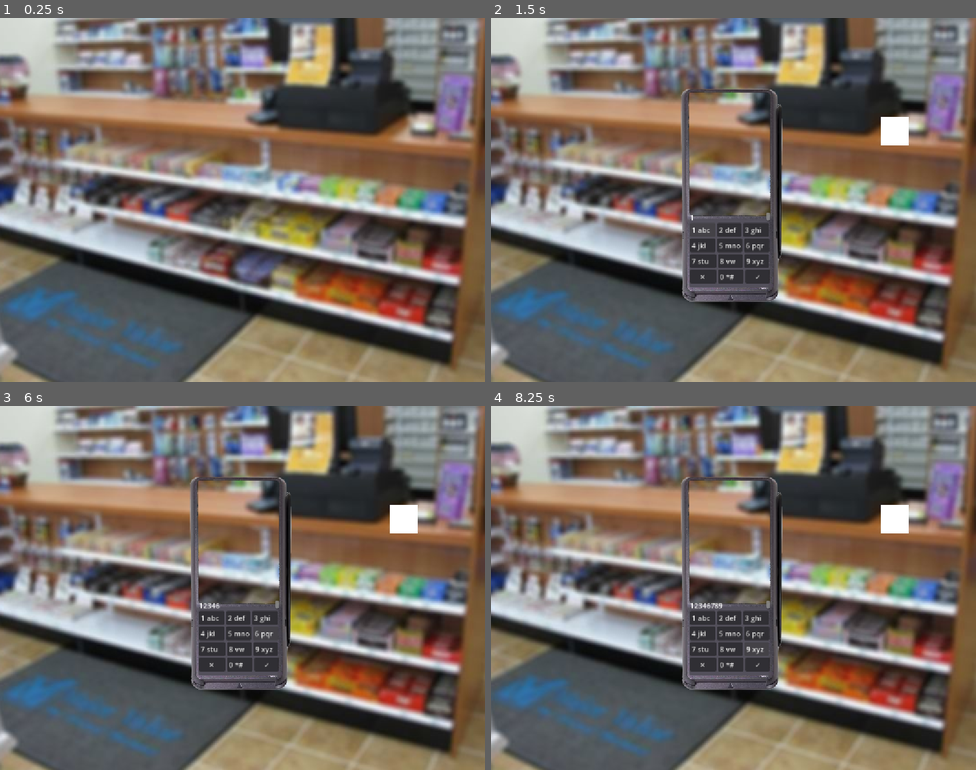
Above: before the commit, frames 1-4 (two rows, left to right).
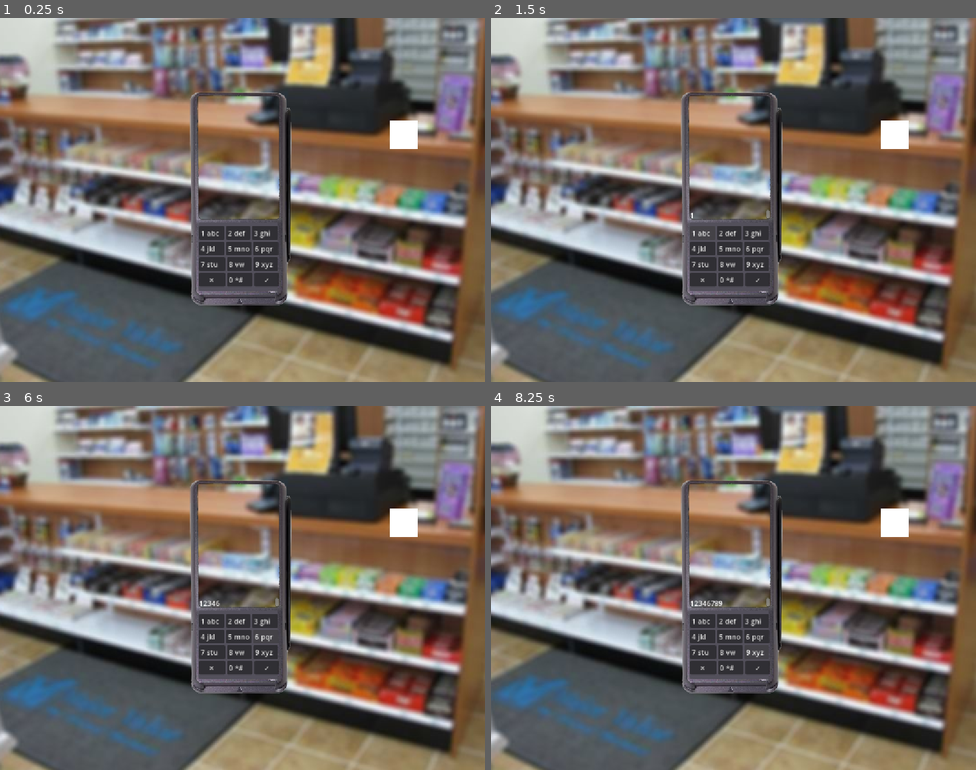
Above: after the commit, the same moments.

Repository: SkidadleSkidoodl/hackathon-malfunction-project
Game: Godot game, scene res://scenes/game.tscn
Two runs of this game, one before a commit and one after it. Both use one fixed random seed, a clock stepped at 60 frames per second and the inputs below.
Inputs (mouse positions are in pixels of both pictures, inside the frame that each line leads up to):
- Up to frame 1 (0.25 s): no input
- Up to frame 2 (1.5 s): click (689, 221) at 0.52 s; click "1 abc" at 1.25 s
- Up to frame 3 (6 s): click "2 def" at 2 s; click (203, 609) at 2.77 s; click "3 ghi" at 3.5 s; click (213, 609) at 4.27 s; click "4 jkl" at 5 s; click "6 pqr" at 5.75 s
- Up to frame 4 (8.25 s): click "7 stu" at 6.5 s; click "8 vw" at 7.25 s; click "9 xyz" at 8 s

The runs differ from the first frame. In frame 1, 5.9% of the frame differs, in the area x 39-87%, y 20-79%; in frame 2, 2.4%; in frame 3, 2.4%; in frame 4, 2.4%.

Commit message:
intro is broke. no time fix

Diff:
--- a/scenes/card_reader.tscn
+++ b/scenes/card_reader.tscn
@@ -28,7 +28,8 @@
 anchor_right = -2.0500002
 anchor_bottom = 0.52500004
 offset_left = -15.999992
-offset_right = 162.0
+offset_top = -13.0
+offset_right = 163.0
 offset_bottom = 161.0
 
 [node name="RichTextLabel" type="RichTextLabel" parent="Control/VBoxContainer" unique_id=1471452862]
@@ -40,13 +41,28 @@
 
 [node name="1" type="Button" parent="Control/VBoxContainer/Row 1" unique_id=1894694598]
 layout_mode = 2
-text = "1 abc  "
+flat = true
 
 [node name="2" type="Button" parent="Control/VBoxContainer/Row 1" unique_id=2022423889]
 layout_mode = 2
+flat = true
+
+[node name="3" type="Button" parent="Control/VBoxContainer/Row 1" unique_id=1126464603]
+layout_mode = 2
+flat = true
+
+[node name="Row 5" type="HBoxContainer" parent="Control/VBoxContainer" unique_id=1319686233]
+layout_mode = 2
+
+[node name="1" type="Button" parent="Control/VBoxContainer/Row 5" unique_id=1046553148]
+layout_mode = 2
+text = "1 abc  "
+
+[node name="2" type="Button" parent="Control/VBoxContainer/Row 5" unique_id=1530296901]
+layout_mode = 2
 text = "2 def  "
 
-[node name="3" type="Button" parent="Control/VBoxContainer/Row 1" unique_id=1126464603]
+[node name="3" type="Button" parent="Control/VBoxContainer/Row 5" unique_id=432031440]
 layout_mode = 2
 text = "3 ghi   "
 
@@ -99,9 +115,9 @@
 position = Vector2(362, -161)
 texture = SubResource("DrawableTexture2D_g7bqp")
 
-[connection signal="pressed" from="Control/VBoxContainer/Row 1/1" to="Control" method="_on_1_pressed"]
-[connection signal="pressed" from="Control/VBoxContainer/Row 1/2" to="Control" method="_on_2_pressed"]
-[connection signal="pressed" from="Control/VBoxContainer/Row 1/3" to="Control" method="_on_3_pressed"]
+[connection signal="pressed" from="Control/VBoxContainer/Row 5/1" to="Control" method="_on_1_pressed"]
+[connection signal="pressed" from="Control/VBoxContainer/Row 5/2" to="Control" method="_on_2_pressed"]
+[connection signal="pressed" from="Control/VBoxContainer/Row 5/3" to="Control" method="_on_3_pressed"]
 [connection signal="pressed" from="Control/VBoxContainer/Row 2/4" to="Control" method="_on_4_pressed"]
 [connection signal="pressed" from="Control/VBoxContainer/Row 2/5" to="Control" method="_on_5_pressed"]
 [connection signal="pressed" from="Control/VBoxContainer/Row 2/6" to="Control" method="_on_6_pressed"]
--- a/scenes/game.tscn
+++ b/scenes/game.tscn
@@ -4,6 +4,7 @@
 [ext_resource type="Texture2D" uid="uid://uekfv058awmc" path="res://graphics/temp graphics/store_counter.jpg" id="1_uwrxv"]
 [ext_resource type="Script" uid="uid://dmocd8rvtud23" path="res://scenes/store_counter.gd" id="3_iywne"]
 [ext_resource type="PackedScene" uid="uid://cqxqhnf6vi5xn" path="res://scenes/card_reader.tscn" id="4_p57ef"]
+[ext_resource type="AudioStream" uid="uid://cqg548akrq5fd" path="res://music/Poppy Shop Midpass.ogg" id="5_iywne"]
 
 [sub_resource type="ShaderMaterial" id="ShaderMaterial_g7bqp"]
 
@@ -30,3 +31,8 @@
 position = Vector2(0, 0)
 
 [node name="intro_timer" type="Timer" parent="." unique_id=519321109]
+
+[node name="AudioStreamPlayer" type="AudioStreamPlayer" parent="." unique_id=451031776]
+stream = ExtResource("5_iywne")
+volume_db = -6.552
+autoplay = true
--- a/scenes/intro.gd
+++ b/scenes/intro.gd
@@ -1,11 +1,8 @@
 extends Node2D
 
 var card_pos: float = 1000
-var intro_speed: float = 0
+var intro_speed: float = 16
 
-# Called when the node enters the scene tree for the first time.
-func _ready() -> void:
-	$card_reader.position.y = card_pos
 
 func _process(delta: float) -> void:
 	if ($card_reader.position.y >= 500 || $card_reader.position.y <= 1000):
@@ -23,4 +20,4 @@
 		_introslide()
 
 func _introslide():
-	$card_reader.position.y -= intro_speed
+	card_pos = card_pos - intro_speed
Not shown, added: music/Poppy Shop Midpass.ogg.import
Not shown, added: music/Poppy Shop Midpass.ogg
